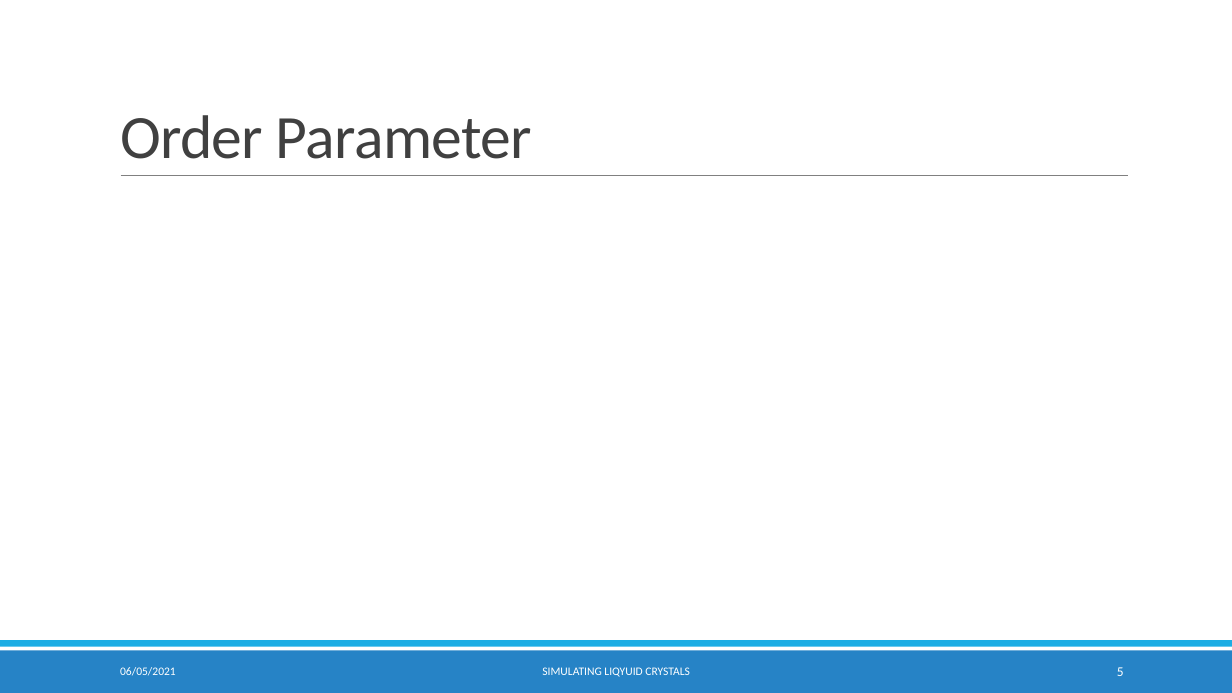
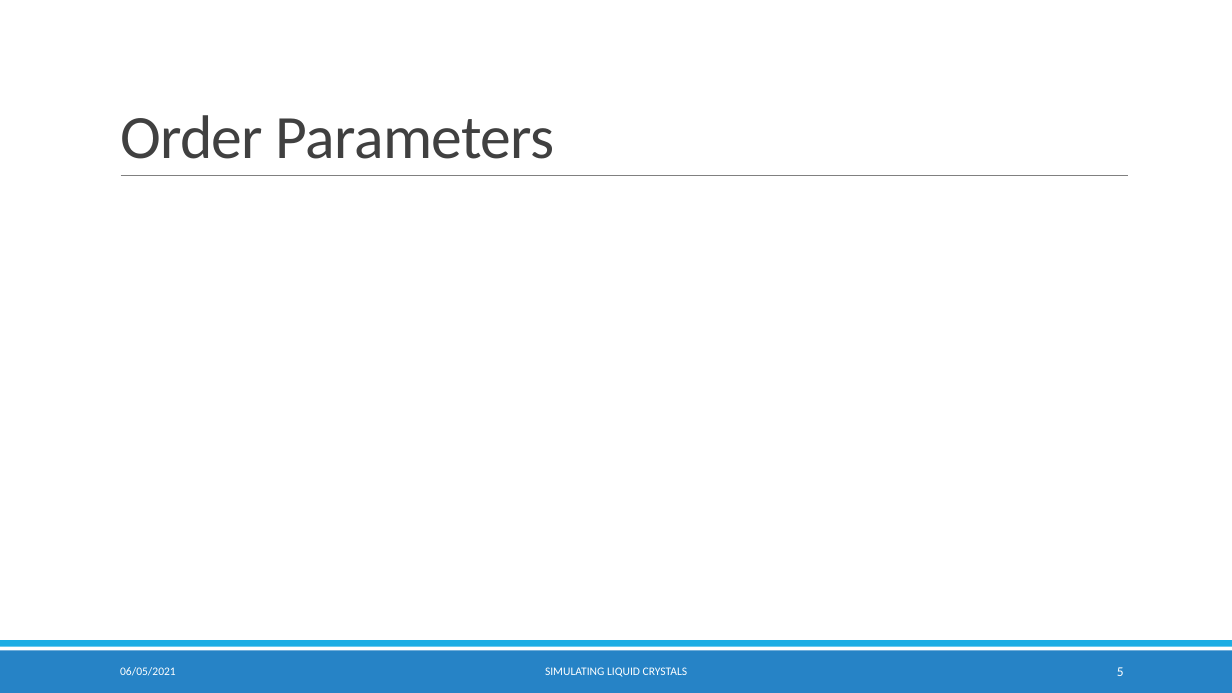
Before and after one commit to KCGallagher/LC_Project, a slide deck: slide 5 of Report/Presentation/Simulating Liquid Crystals.pptx. Drawn at 1232x693 pixels with LibreOffice and Linux fonts; fonts in the diff are those of the drawing; grey boxes stand for pictures; background and template pictures are left out. Boxes give left, top, right and bottom in pixels: in the first picture for what was removed or moved away, otherwise in the second. Text is boxed around its words. In the diff, an @@ line names an element or a change of style, - is before the commit and + after.

```diff
--- a/Report/Presentation/Simulating Liquid Crystals.pptx
+++ b/Report/Presentation/Simulating Liquid Crystals.pptx
@@ title at bbox=[120, 115, 554, 159]: text changed @@
-Order Parameter
+Order Parameters
@@ text at bbox=[545, 667, 688, 677]: text changed @@
-SIMULATING LIQYUID CRYSTALS
+SIMULATING LIQUID CRYSTALS
```
Also in this commit, not shown: 9 other slides changed, 4 slides added, 6 other files.
